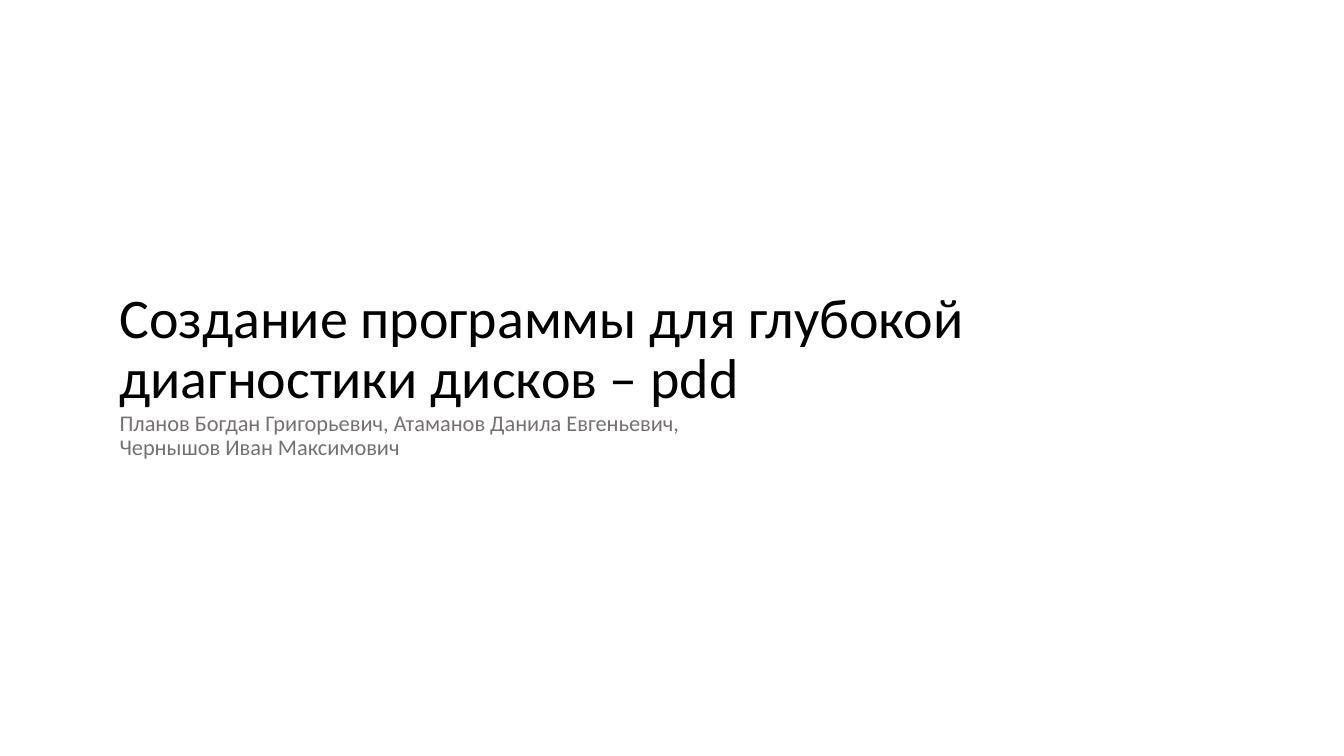
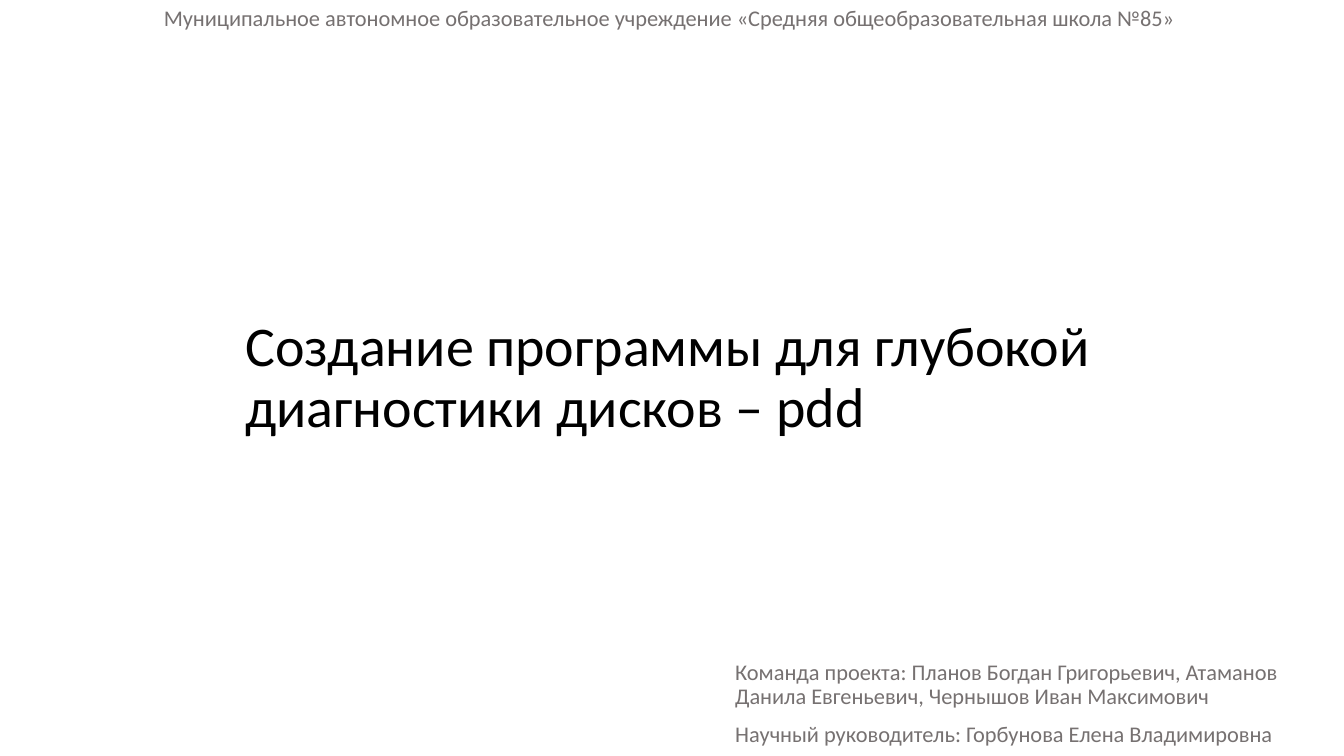
Before and after one commit to Arbuzz33/PDD, a slide deck: slide 1 of docs/PDD.pptx. Drawn at 1344x756 pixels with LibreOffice and Linux fonts; fonts in the diff are those of the drawing. Boxes give left, top, right and bottom in pixels: in the first picture for what was removed or moved away, otherwise in the second. Text is boxed around its words. In the diff, an @@ line names an element or a change of style, - is before the commit and + after.

```diff
--- a/docs/PDD.pptx
+++ b/docs/PDD.pptx
@@ text added at (x1=164, y1=11, x2=1174, y2=30), 16 pt, text #767171 @@
+Муниципальное автономное образовательное учреждение «Средняя общеобразовательная школа №85»
@@ title "Создание программы для глубокой диагностики ..." moved from (x1=120, y1=300, x2=964, y2=408) to (x1=245, y1=328, x2=1089, y2=437) @@
@@ subtitle at (x1=735, y1=665, x2=1278, y2=746): text changed @@
-Планов Богдан Григорьевич, Атаманов Данила Евгеньевич, Чернышов Иван Максимович
+Команда проекта: Планов Богдан Григорьевич, Атаманов Данила Евгеньевич, Чернышов Иван Максимович
+Научный руководитель: Горбунова Елена Владимировна
```
Also in this commit, not shown: 2 other slides changed, 5 slides added, 5 slides removed, 1 other file.
